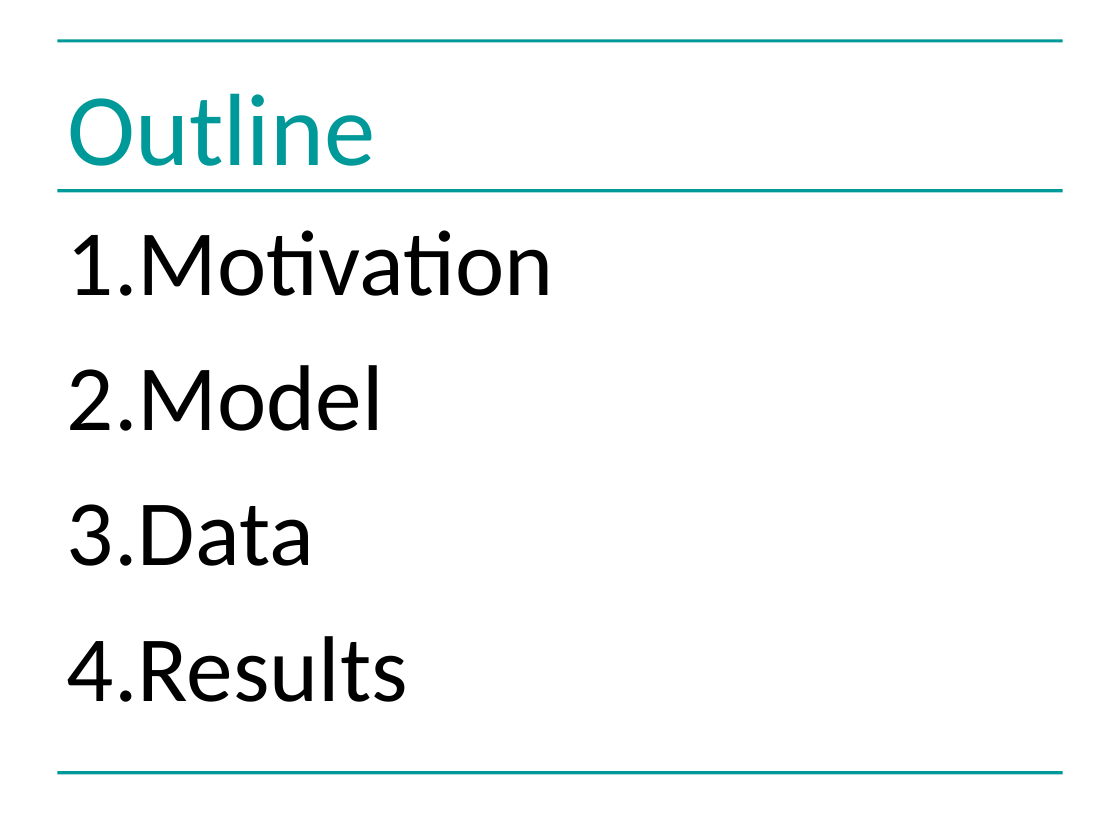
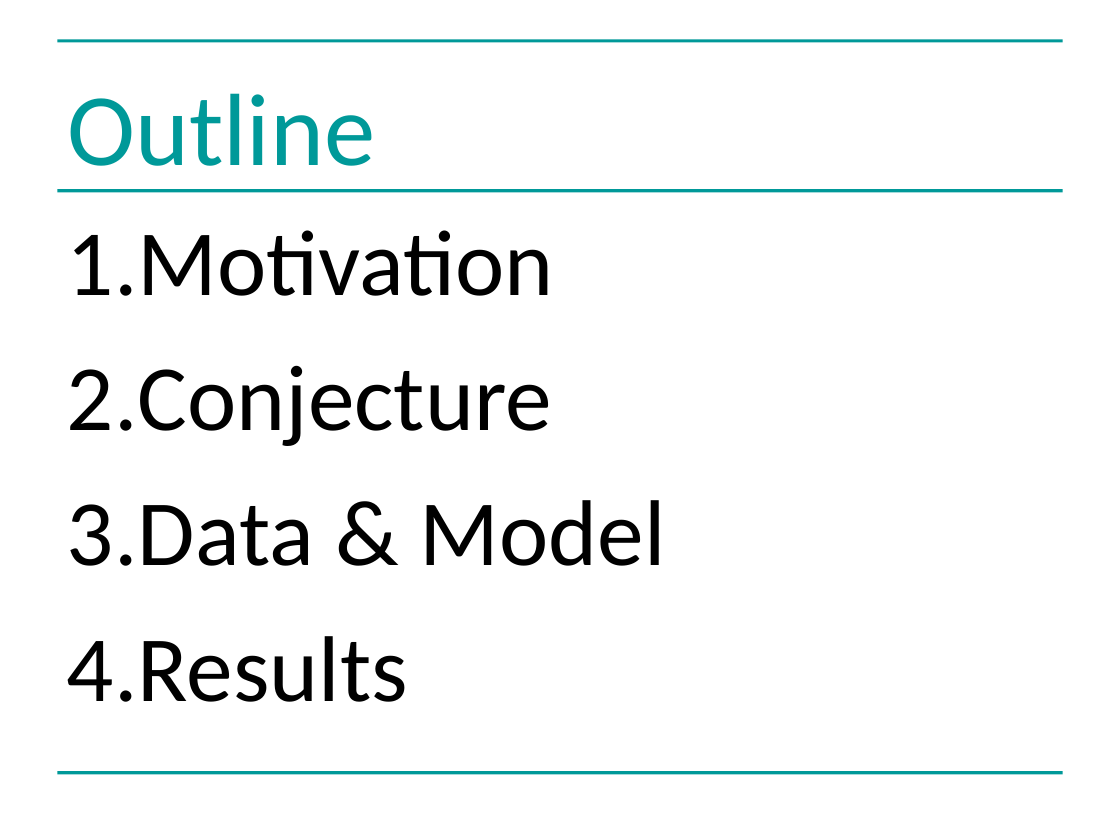
Before and after one commit to greenape/bsps2015, a slide deck: slide 2 of presentation/risky_aging_bsps.ppt. Drawn at 1120x840 pixels with LibreOffice and Linux fonts; fonts in the diff are those of the drawing. Boxes give left, top, right and bottom in pixels: in the first picture for what was removed or moved away, otherwise in the second. Text is boxed around its words. In the diff, an @@ line names an element or a change of style, - is before the commit and + after.

```diff
--- a/presentation/risky_aging_bsps.ppt
+++ b/presentation/risky_aging_bsps.ppt
@@ text at (67,365,666,566): text changed @@
-2. Model
-3. Data
+2. Conjecture
+3. Data & Model
```
Also in this commit, not shown: 2 other slides changed.
